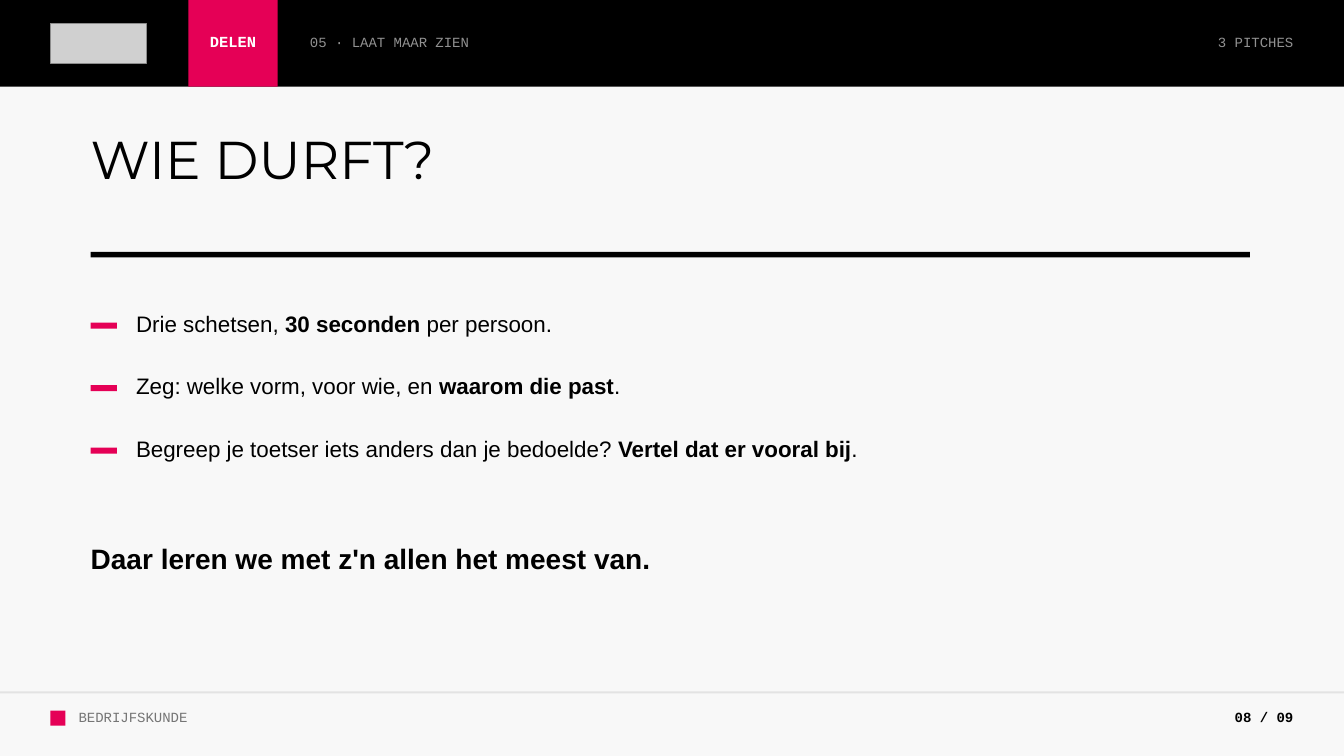
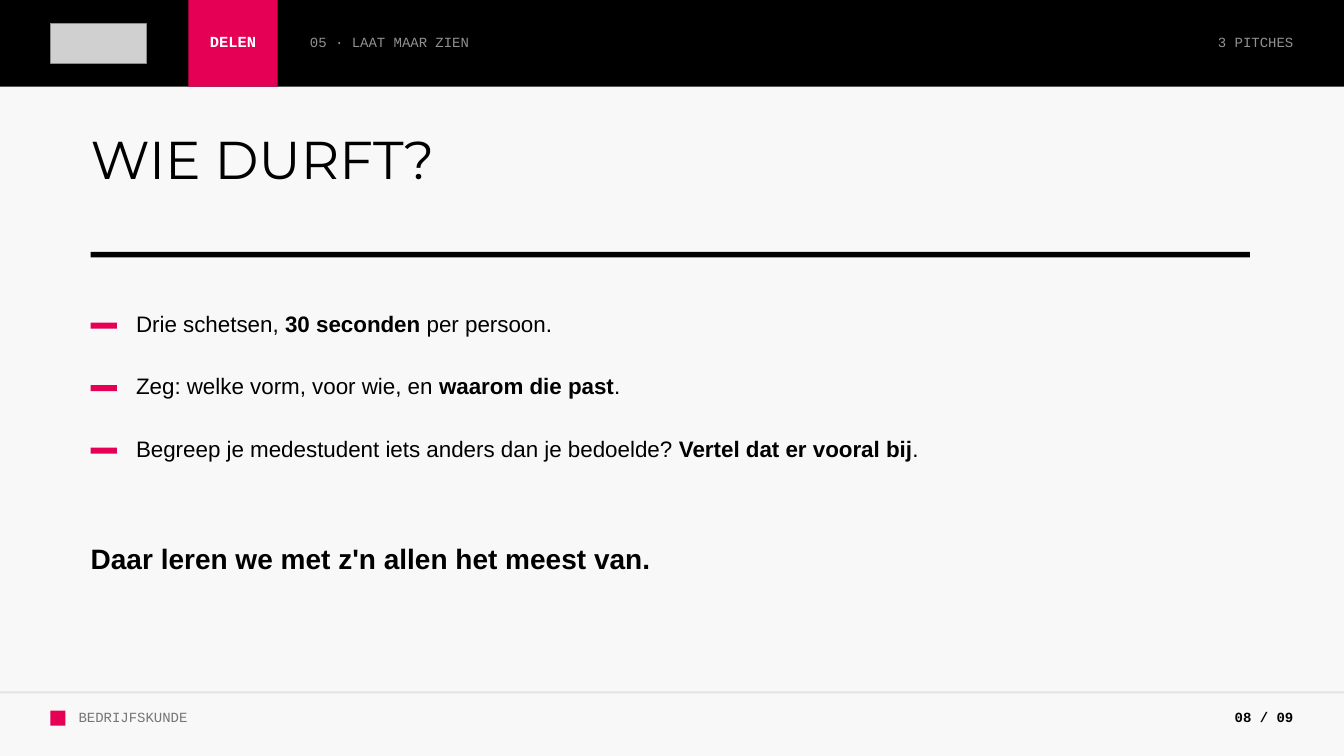
Before and after one commit to hanbedrijfskunde/aod-communicatie-slides, a slide deck: slide 8 of Werkcollege-voor-wie-maak-jij-dit.pptx. Drawn at 1344x756 pixels with LibreOffice and Linux fonts; fonts in the diff are those of the drawing; grey boxes stand for pictures. Boxes give left, top, right and bottom in pixels: in the first picture for what was removed or moved away, otherwise in the second. Text is boxed around its words. In the diff, an @@ line names an element or a change of style, - is before the commit and + after.

```diff
--- a/Werkcollege-voor-wie-maak-jij-dit.pptx
+++ b/Werkcollege-voor-wie-maak-jij-dit.pptx
@@ text at [136, 440, 919, 462]: text changed @@
-Begreep je toetser iets anders dan je bedoelde? Vertel dat er vooral bij.
+Begreep je medestudent iets anders dan je bedoelde? Vertel dat er vooral bij.
```
Also in this commit, not shown: 1 other slide changed, 12 other files.
